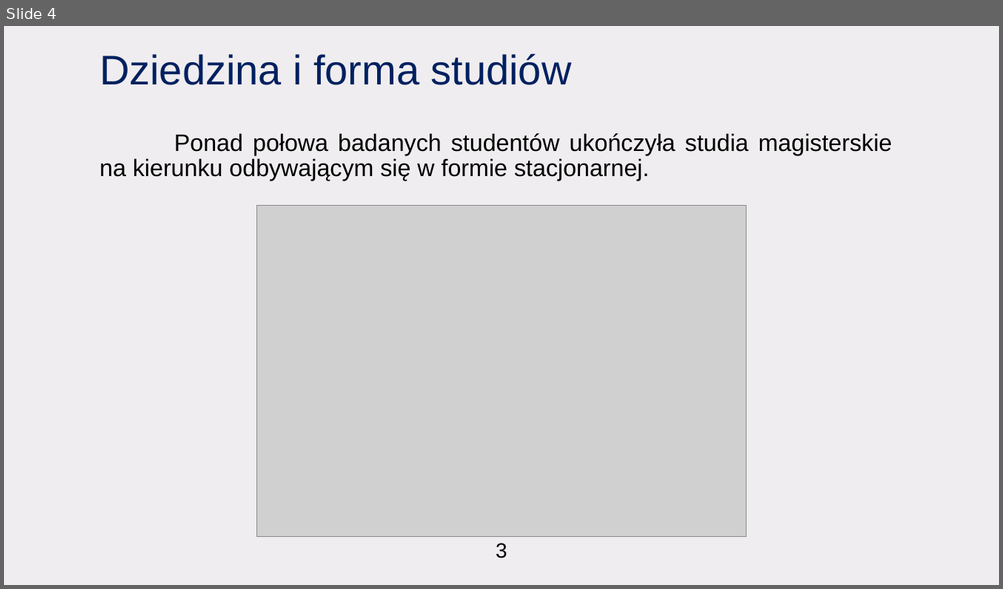
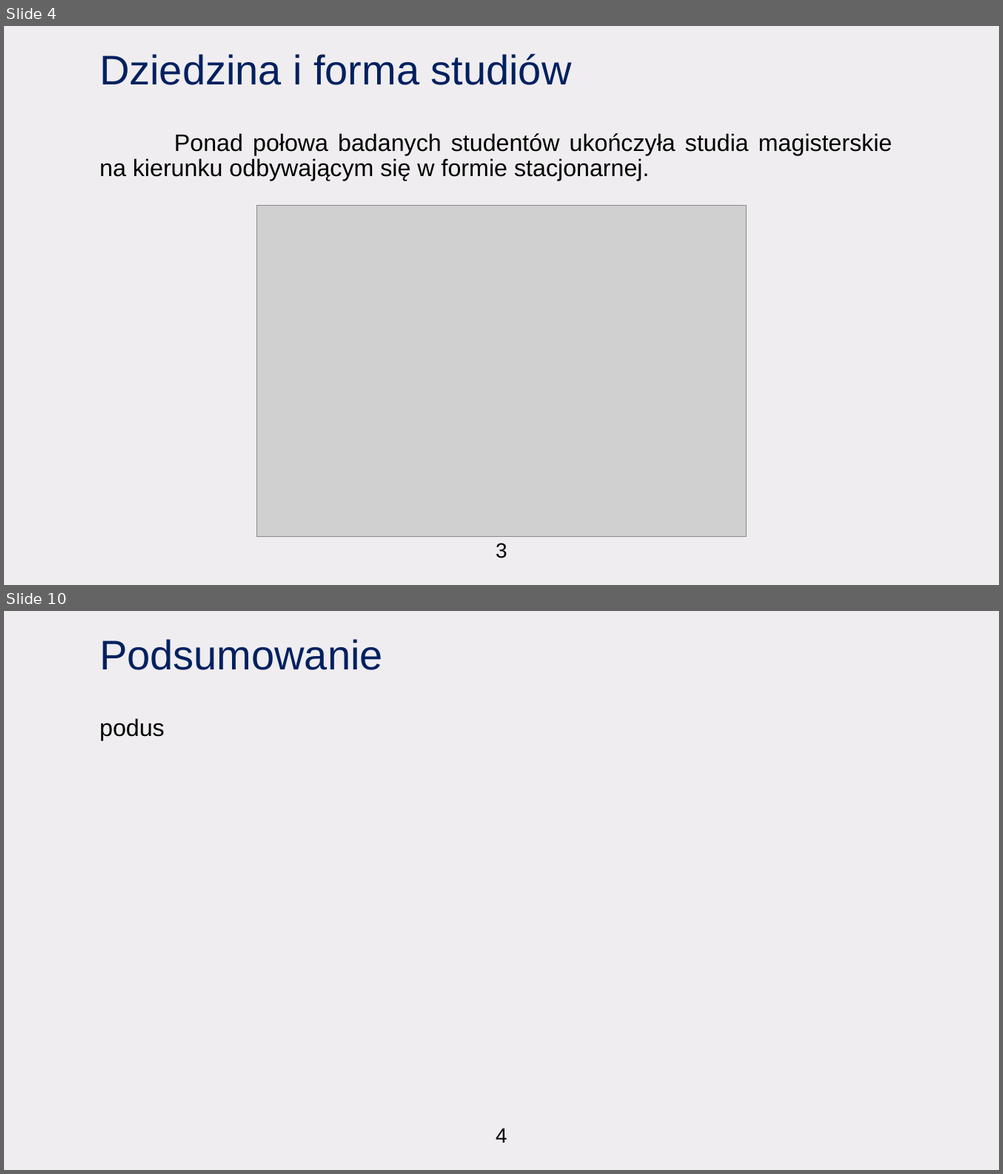
Before and after one commit to CptQuak/CasestudyGraduateEarnings, a slide deck: casestudy.pptx. Shown one above the other, each under a label of ours: slide 4 before the commit, slides 4 and 10 after it; the slides between them are not shown. The pictures are 1003x589 and 1003x1174 pixels, drawn with LibreOffice and Linux fonts; fonts in the diff are those of the drawing; grey boxes stand for pictures. Boxes give left, top, right and bottom in pixels: in the first picture for what was removed or moved away, otherwise in the second. Text is boxed around its words. In the diff, an @@ line names an element or a change of style, - is before the commit and + after.

```diff
--- a/casestudy.pptx
+++ b/casestudy.pptx
@@ slide 10 added at bbox=[4, 611, 999, 1170], background #EFEDEF @@
@@ title added at bbox=[99, 639, 383, 670], 40 pt, text #002060 @@
+Podsumowanie
@@ text added at bbox=[99, 718, 165, 741], 23 pt, text #000000 @@
+podus
@@ text added at bbox=[495, 1128, 507, 1143], 20 pt, text #000000 @@
+4
```
Also in this commit, not shown: 2 slides changed, 4 other slides added, 1 slide removed, 9 other files.
